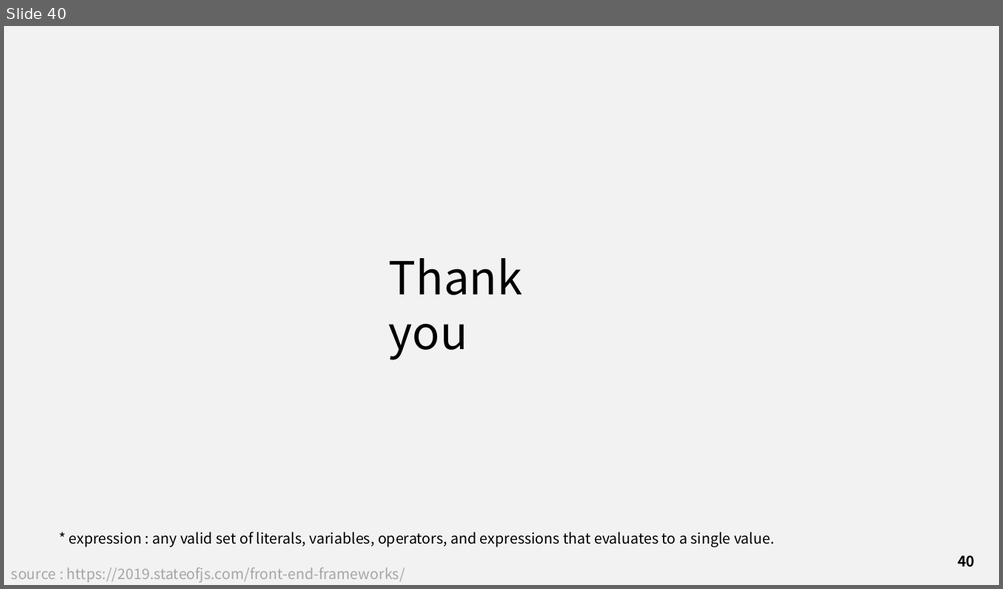
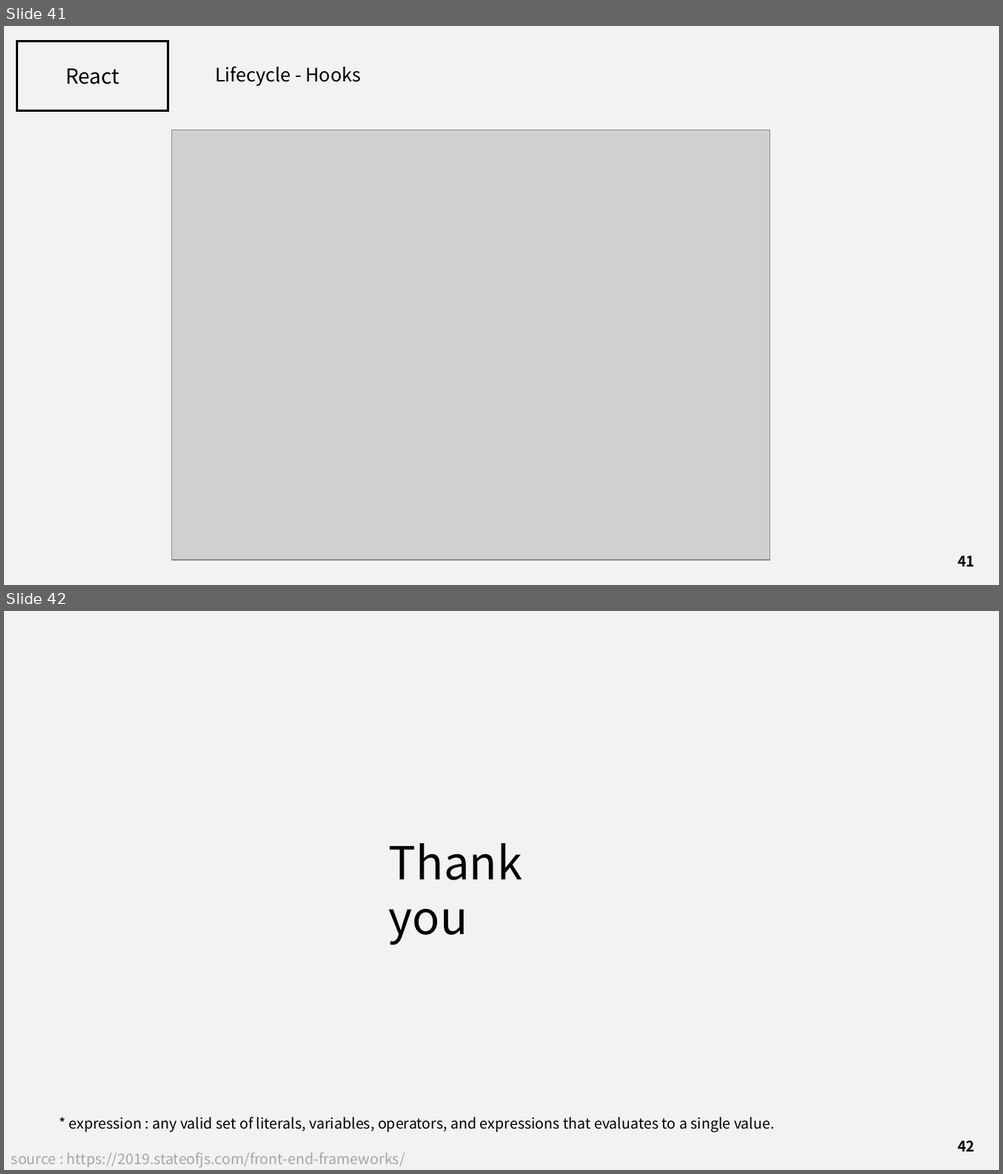
Before and after one commit to J3SUNG/Seminar, a slide deck: 210201_React.pptx. Shown one above the other, each under a label of ours: slide 40 before the commit, slides 41 and 42 after it. The pictures are 1003x589 and 1003x1174 pixels, drawn with LibreOffice and Linux fonts; fonts in the diff are those of the drawing; grey boxes stand for pictures. Boxes give left, top, right and bottom in pixels: in the first picture for what was removed or moved away, otherwise in the second. Text is boxed around its words. In the diff, an @@ line names an element or a change of style, - is before the commit and + after.

```diff
--- a/210201_React.pptx
+++ b/210201_React.pptx
@@ slide 41 added at (4, 26, 999, 585), background #F2F2F2 @@
@@ rectangle added at (17, 41, 168, 110), outline #000000 2 pt @@
@@ text added at (65, 68, 119, 84), 20 pt, text #000000 @@
+React
@@ text added at (215, 66, 361, 86), 18 pt, text #000000 @@
+Lifecycle - Hooks
@@ picture added at (172, 130, 769, 560) @@
@@ page number added at (957, 556, 974, 567), 14 pt, text #000000, bold @@
+41
@@ what was slide 40 is now slide 42 @@
@@ page number at (957, 1141, 974, 1152): text changed @@
-40
+42
```
Also in this commit, not shown: 1 slide changed, 1 other slide added.
